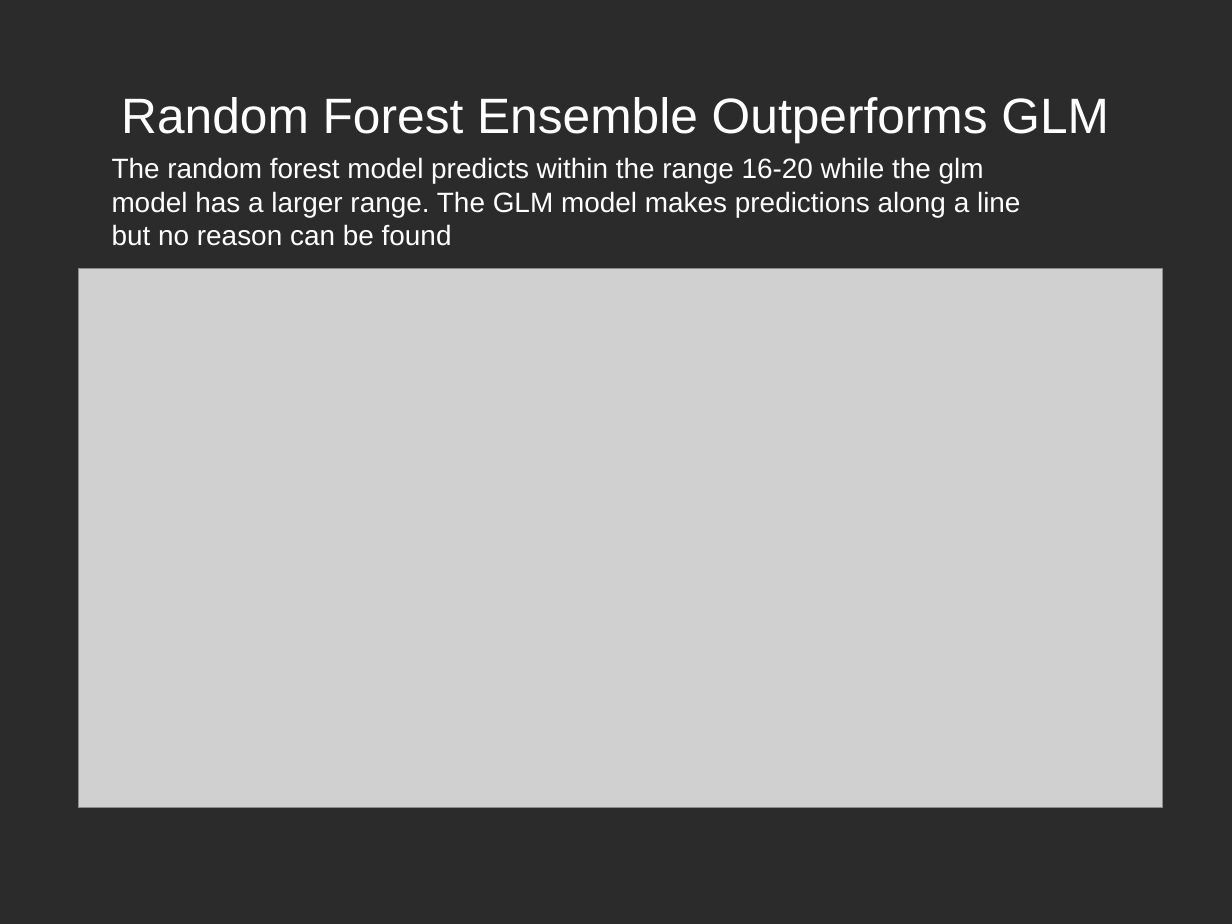
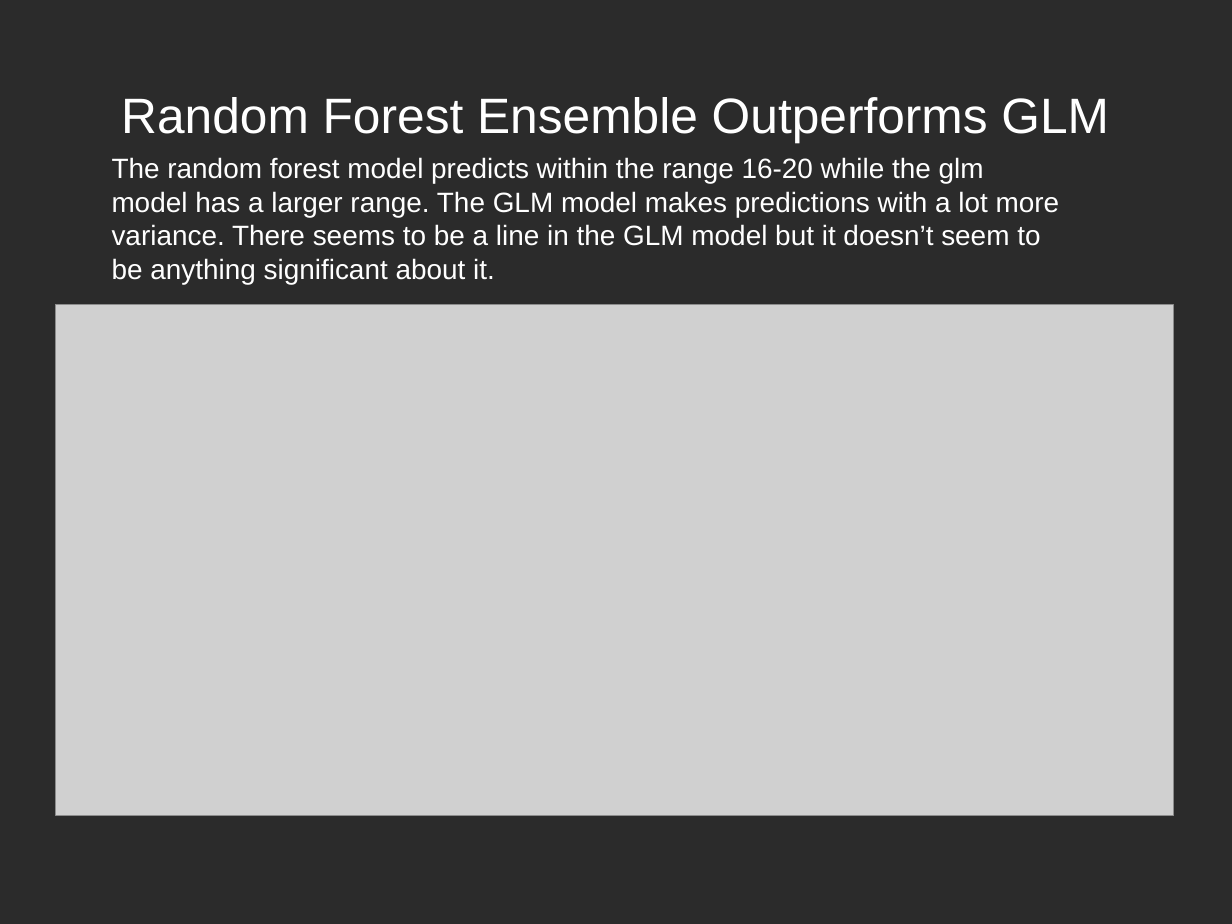
Before and after one commit to ksooklall/CUNY-SPS-Masters-DS, a slide deck: slide 16 of DATA_621/final/gstore_presentation.odp (slide 15 before the commit). Drawn at 1232x924 pixels with LibreOffice and Linux fonts; fonts in the diff are those of the drawing; grey boxes stand for pictures; background and template pictures are left out; a plain dark background stands for a picture behind light text. Boxes give left, top, right and bottom in pixels: in the first picture for what was removed or moved away, otherwise in the second. Text is boxed around its words. In the diff, an @@ line names an element or a change of style, - is before the commit and + after.

```diff
--- a/DATA_621/final/gstore_presentation.odp
+++ b/DATA_621/final/gstore_presentation.odp
@@ text at (112, 157, 1060, 284): text changed @@
-The random forest model predicts within the range 16-20 while the glm model has a larger range. The GLM model makes predictions along a line but no reason can be found
+The random forest model predicts within the range 16-20 while the glm model has a larger range. The GLM model makes predictions with a lot more variance. There seems to be a line in the GLM model but it doesn’t seem to be anything significant about it.
@@ picture: place and size @@
-picture at (78, 268, 1163, 808)
+picture at (56, 305, 1174, 816)
```
Also in this commit, not shown: 1 other slide changed, 2 slides added, 1 slide removed, 3 other files.
